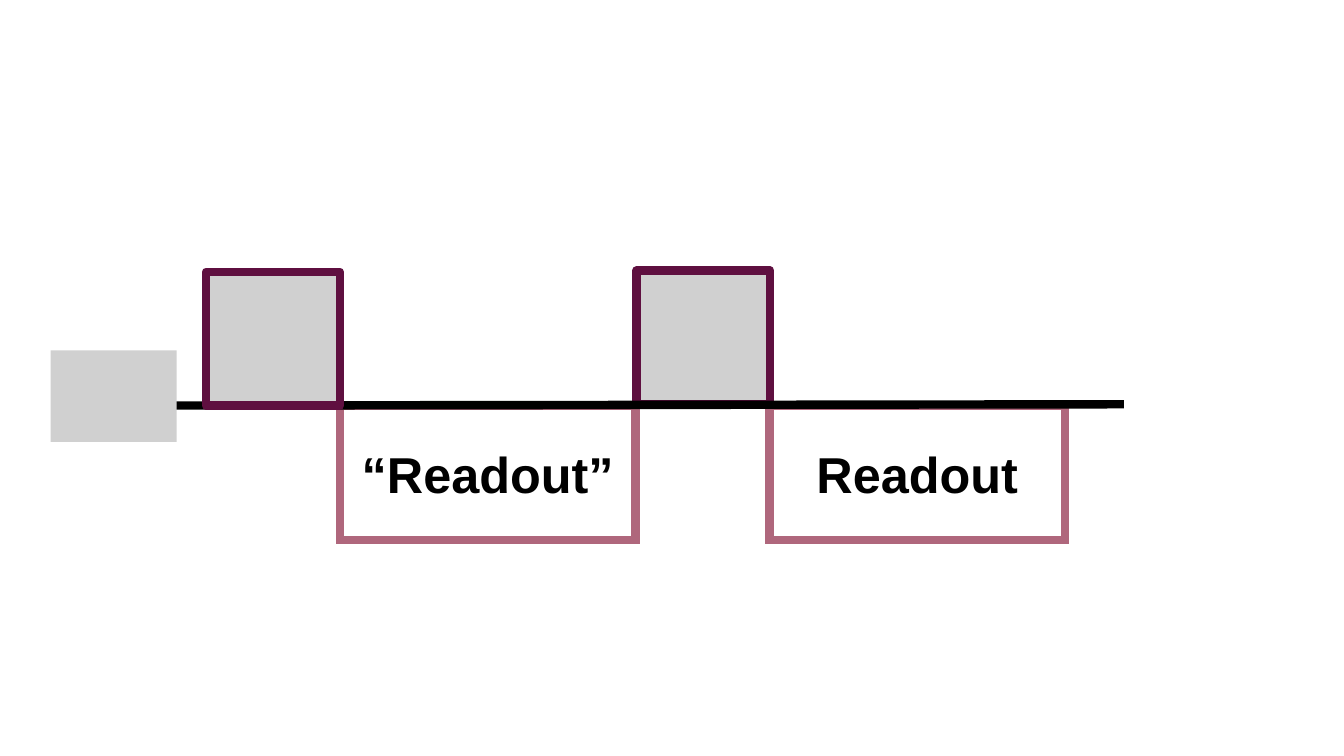
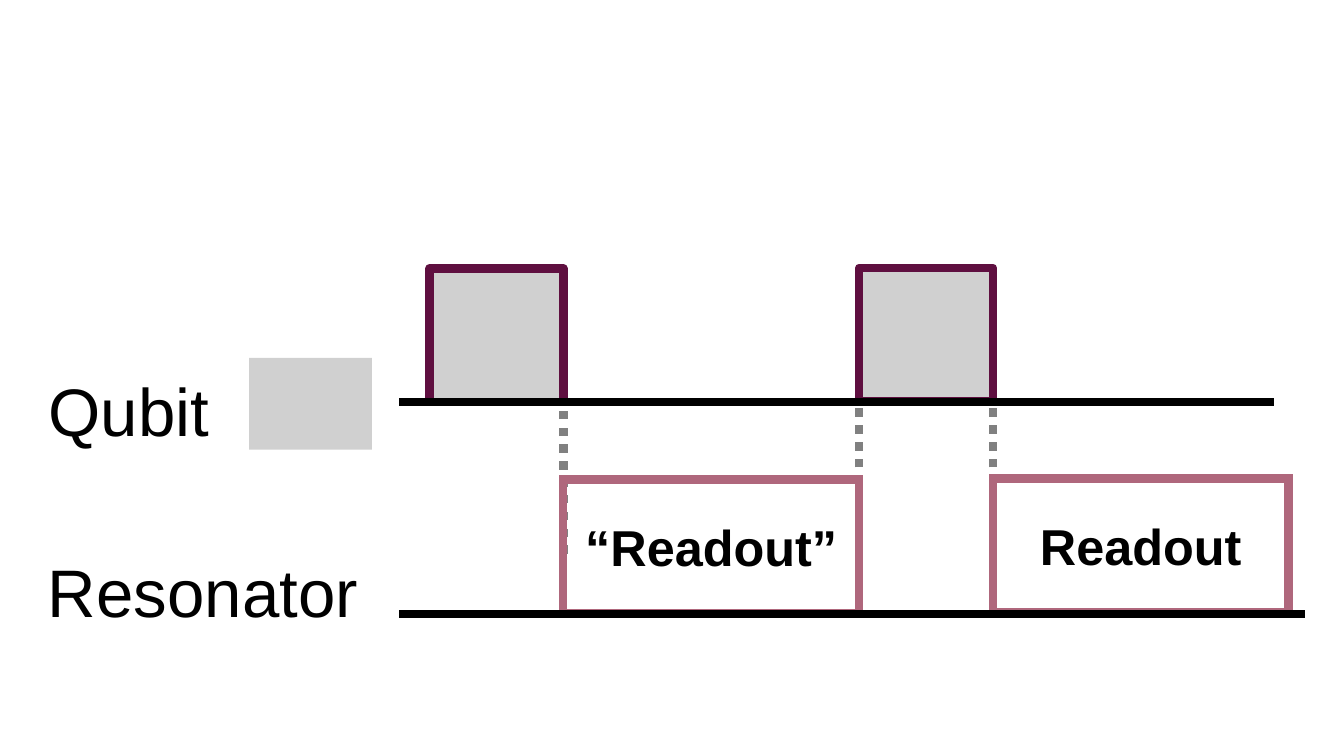
Before and after one commit to JohannSeverin/Master_Thesis, a slide deck: slide 8 of Figs/circuits.pptx. Drawn at 1344x756 pixels with LibreOffice and Linux fonts; fonts in the diff are those of the drawing; grey boxes stand for pictures. Boxes give left, top, right and bottom in pixels: in the first picture for what was removed or moved away, otherwise in the second. Text is boxed around its words. In the diff, an @@ line names an element or a change of style, - is before the commit and + after.

```diff
--- a/Figs/circuits.pptx
+++ b/Figs/circuits.pptx
@@ picture added at (430,268,564,402) @@
@@ picture added at (859,268,993,402) @@
@@ picture removed at (206,272,340,406) @@
@@ picture removed at (636,270,770,404) @@
@@ line added from (564, 554) to (564, 300), #808080 6 pt dashed @@
@@ line added from (859, 569) to (859, 316), #808080 6 pt dashed @@
@@ line added from (993, 569) to (993, 316), #808080 6 pt dashed @@
@@ picture removed at (50,351,176,443) @@
@@ picture added at (249,358,372,450) @@
@@ text added at (49,387,209,449), 48 pt, text #000000 @@
+Qubit
@@ line moved from (168, 405) - (1124, 404) to (399, 402) - (1274, 402) @@
@@ rectangle "Readout": place and size @@
-rectangle "Readout" at (340,406,635,540)
+rectangle "Readout" at (993,479,1289,613)
@@ rectangle "“Readout”": place and size @@
-rectangle "“Readout”" at (769,406,1065,540)
+rectangle "“Readout”" at (564,480,859,614)
@@ text in rectangle at (585,529,837,567): text changed @@
-Readout
+“Readout”
@@ text in rectangle at (1040,528,1241,566): text changed @@
-“Readout”
+Readout
@@ text added at (48,570,358,618), 48 pt, text #000000 @@
+Resonator
@@ line added from (399, 614) to (1306, 614), #000000 6 pt @@
```
Also in this commit, not shown: 4 other slides changed, 1 slide added, 1 slide removed, 14 other files.
